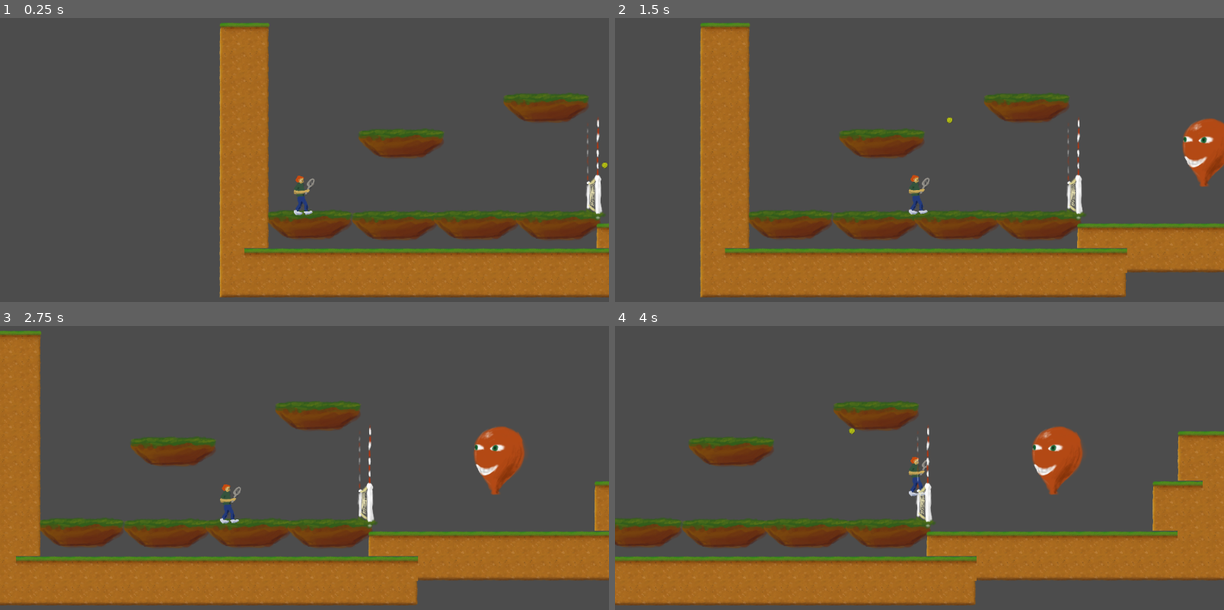
Above: before the commit, frames 1-4 (two rows, left to right).
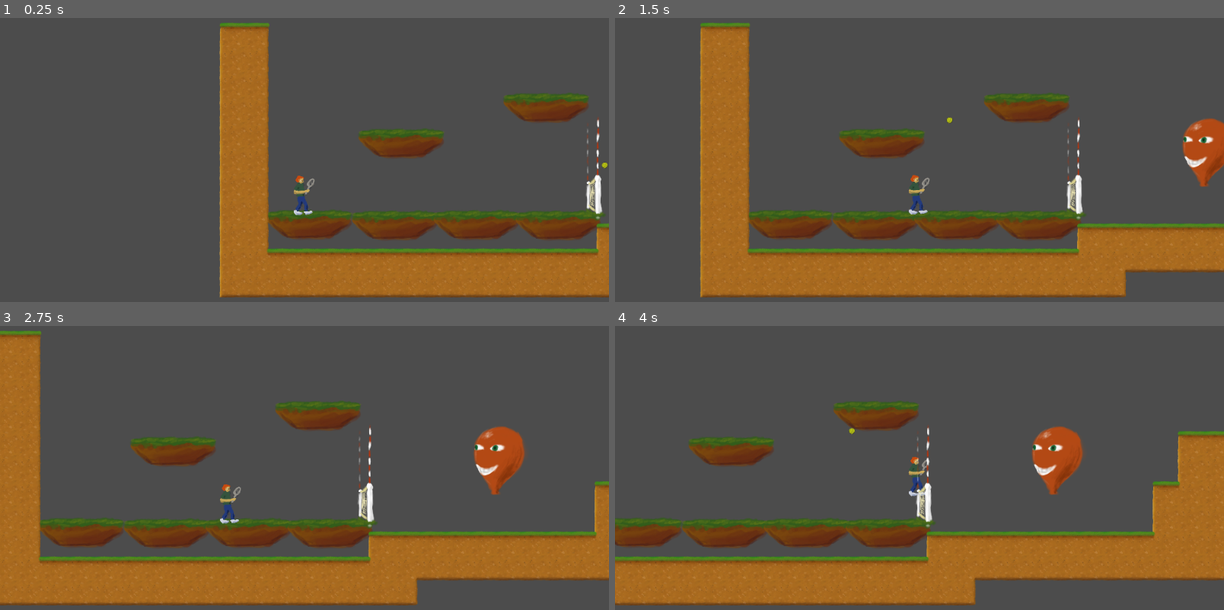
Above: after the commit, the same moments.

Repository: exoticorn/ld41
Game: Godot game, scene res://test_level.tscn
Two runs of this game, one before a commit and one after it. Both use one fixed random seed, a clock stepped at 60 frames per second and the inputs below. This scene is started directly instead of the project's main scene.
Inputs:
- Up to frame 1 (0.25 s): no input
- Up to frame 2 (1.5 s): hold Right (game_right) from 0.53 s (still down); tap Ctrl (game_swing) at 0.6, 1.35 s; tap Space (game_jump) at 0.77 s
- Up to frame 3 (2.75 s): tap Space (game_jump) at 1.52 s; release Right (game_right) at 2.03 s; hold Left (game_left) from 2.03 s (still down); tap Ctrl (game_swing) at 2.1 s
- Up to frame 4 (4 s): release Left (game_left) at 2.78 s; hold Right (game_right) from 2.78 s (still down); tap Ctrl (game_swing) at 2.85, 3.6 s; tap Space (game_jump) at 3.02, 3.77 s

The runs differ from the first frame. In frame 1, 0.1% of the frame differs, in the area x 40-100%, y 80-84%; in frame 2, 0.3%; in frame 3, 0.3%; in frame 4, 0.4%, in the area x 51-97%, y 54-90%.

Commit message:
add concave corners to tileset

Diff:
--- a/test_level.tscn
+++ b/test_level.tscn
@@ -79,7 +79,7 @@
 collision_mask = 3
 occluder_light_mask = 1
 format = 1
-tile_data = PoolIntArray( 65534, 0, 0, 65535, 0, 2, 131070,  …(354 unchanged characters)… 51, 0, 65538, 393238, 0, 0, 393239, 0, 1, 393240, 0, 65537, 393241, 0, 65537, 393242, 0, 65537, 393243, 0, 65538, 524286, 0, 65536, 524287, 0, 65538, 458774, 0, 65536, 458775, 0, 65537, 458776, 0, 65537, 458777, 0, 1, 458778, 0, 131073, 458779, 0, 131074, 589822, 0, 65536, 589823, 0, 65538, 524301, 0, 0, 524302, 0, 1, 524303, 0, 1, 524304, 0, 1, 524305, 0, 1, 524306, 0, 1, 524307, 0, 1, 524308, 0, 1, 524309, 0, 1, 524310, 0, 1, 524311, 0, 65537, 524312, 0, 65537, 524313, 0, 65538, 655358, 0, 65536, 655359, 0, 1, 589824, 0, 1, 589825, 0, 1, 589826, 0, 1, 589827, 0, 1, 589828, 0, 1, 589829, 0, 1, 589830, 0, 1, 589831, 0, 1, 589832, 0, 1, 589833, 0, 1, 589834, 0, 1, 589835, 0, 1, 589836, 0, 1, 589837, 0, 1, 589838, 0, 1, 589839, 0, 131073, 589840, 0, 131073,  …(494 unchanged characters)…
+tile_data = PoolIntArray( 65534, 0, 0, 65535, 0, 2, 131070,  …(354 unchanged characters)… 51, 0, 65538, 393238, 0, 0, 393239, 0, 131077, 393240, 0, 65537, 393241, 0, 65537, 393242, 0, 65537, 393243, 0, 65538, 524286, 0, 65536, 524287, 0, 65538, 458774, 0, 65536, 458775, 0, 65537, 458776, 0, 65537, 458777, 0, 65540, 458778, 0, 131073, 458779, 0, 131074, 589822, 0, 65536, 589823, 0, 65538, 524301, 0, 0, 524302, 0, 1, 524303, 0, 1, 524304, 0, 1, 524305, 0, 1, 524306, 0, 1, 524307, 0, 1, 524308, 0, 1, 524309, 0, 1, 524310, 0, 131077, 524311, 0, 65537, 524312, 0, 65537, 524313, 0, 65538, 655358, 0, 65536, 655359, 0, 131076, 589824, 0, 1, 589825, 0, 1, 589826, 0, 1, 589827, 0, 1, 589828, 0, 1, 589829, 0, 1, 589830, 0, 1, 589831, 0, 1, 589832, 0, 1, 589833, 0, 1, 589834, 0, 1, 589835, 0, 1, 589836, 0, 1, 589837, 0, 131077, 589838, 0, 65540, 589839, 0, 131073, 589840, 0, 131073,  …(494 unchanged characters)…
 _sections_unfolded = [ "Cell", "Collision" ]
 
 [connection signal="destroyed" from="Balloon" to="Net" method="remove"]
--- a/tileset.tres
+++ b/tileset.tres
@@ -47,6 +47,26 @@
 custom_solver_bias = 0.0
 points = PoolVector2Array( 0, 0, 120, 0, 120, 120, 0, 120 )
 
+[sub_resource type="ConvexPolygonShape2D" id=10]
+
+custom_solver_bias = 0.0
+points = PoolVector2Array( 0, 0, 128, 0, 128, 120, 120, 128, 0, 128 )
+
+[sub_resource type="ConvexPolygonShape2D" id=11]
+
+custom_solver_bias = 0.0
+points = PoolVector2Array( 0, 0, 128, 0, 128, 128, 8, 128, 0, 120 )
+
+[sub_resource type="ConvexPolygonShape2D" id=12]
+
+custom_solver_bias = 0.0
+points = PoolVector2Array( 0, 0, 120, 0, 128, 8, 128, 128, 0, 128 )
+
+[sub_resource type="ConvexPolygonShape2D" id=13]
+
+custom_solver_bias = 0.0
+points = PoolVector2Array( 0, 8, 8, 0, 128, 0, 128, 128, 0, 128 )
+
 [resource]
 
 0/name = "AutoGround"
@@ -59,7 +79,7 @@
 0/autotile/icon_coordinate = Vector2( 1, 0 )
 0/autotile/tile_size = Vector2( 128, 128 )
 0/autotile/spacing = 0
-0/autotile/bitmask_flags = [ Vector2( 0, 0 ), 256, Vector2(  …(117 unchanged characters)…  Vector2( 2, 1 ), 65, Vector2( 2, 2 ), 1 ]
+0/autotile/bitmask_flags = [ Vector2( 0, 0 ), 256, Vector2(  …(117 unchanged characters)…  Vector2( 2, 1 ), 65, Vector2( 2, 2 ), 1, Vector2( 4, 1 ), 69, Vector2( 4, 2 ), 321, Vector2( 5, 1 ), 261, Vector2( 5, 2 ), 324 ]
 0/autotile/occluder_map = [  ]
 0/autotile/navpoly_map = [  ]
 0/autotile/priority_map = [  ]
@@ -110,5 +130,25 @@
 "one_way": false,
 "shape": SubResource( 9 ),
 "shape_transform": Transform2D( 1, 0, 0, 1, 0, 0 )
+}, {
+"autotile_coord": Vector2( 4, 1 ),
+"one_way": false,
+"shape": SubResource( 10 ),
+"shape_transform": Transform2D( 1, 0, 0, 1, 0, 0 )
+}, {
+"autotile_coord": Vector2( 5, 1 ),
+"one_way": false,
+"shape": SubResource( 11 ),
+"shape_transform": Transform2D( 1, 0, 0, 1, 0, 0 )
+}, {
+"autotile_coord": Vector2( 4, 2 ),
+"one_way": false,
+"shape": SubResource( 12 ),
+"shape_transform": Transform2D( 1, 0, 0, 1, 0, 0 )
+}, {
+"autotile_coord": Vector2( 5, 2 ),
+"one_way": false,
+"shape": SubResource( 13 ),
+"shape_transform": Transform2D( 1, 0, 0, 1, 0, 0 )
 } ]
 _sections_unfolded = [ "0" ]
Binary file changed: gfx/tileset.png
Not shown, changed: gfx/tileset.png.import
Not shown: 1 places in tileset.tres that only renumber resources
Not shown, changed: gfx/tileset.kra
